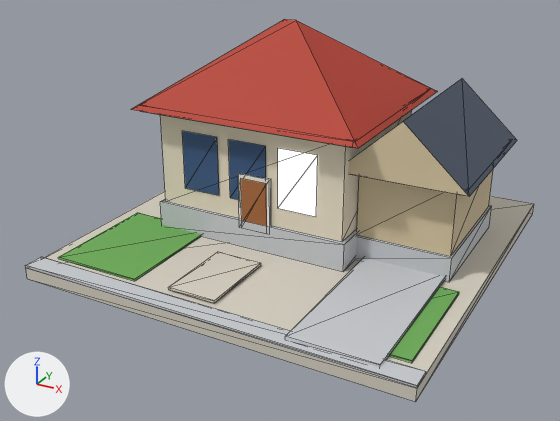
A saved change to the glTF model public/models/v2/02_lod1.glb.
Camera for both pictures: a camera (50 mm lens) standing at (0.819, -1.608, 0.883) and looking at (-0.018, -0.086, 0.122). Lighting does not change. The marker at lower left points along +X, +Y and +Z. The picture after the commit comes second. Mesh edges are drawn as thin lines. Vertices at exactly the same position are counted once.

Names of what the first picture shows: 'b02_v2_lod1'.
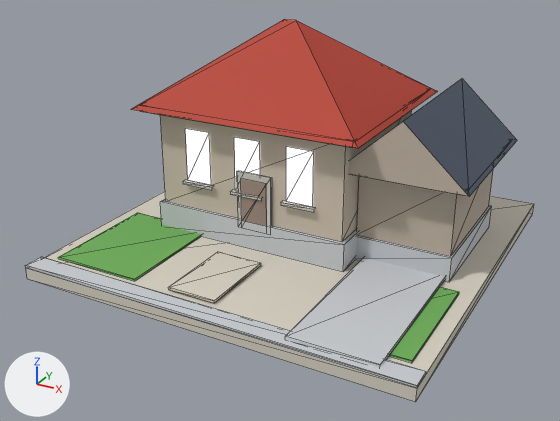
Boxes [x1, y1, x2, y2] around the edits, measured in the pictures (560 x 421 px):
'b02_v2_lod1', surface changed, reshaped: [26, 19, 534, 402] in both
part 1 of me_b02_v2_lod1, rebuilt (29% narrower, 12% shorter): before [182, 131, 219, 195]; after [185, 129, 211, 185]
part 2 of me_b02_v2_lod1, reshaped: before [228, 139, 318, 227]; after [183, 137, 315, 227]

Edits to the bpy script that builds the scene:
```text
Change mat_wall_cream:
    where n2 = _N.new('ShaderNodeMix'); n2.name = 'Mix'
    n2.inputs[7].default_value: (0.823, 0.738, 0.578, 1.0) -> (0.604, 0.521, 0.423, 1.0)  # 'B', pale yellow #eadfc8 -> 'B', light grey #ccbfae
Change mat_wall_beige:
    where n2 = _N.new('ShaderNodeMix'); n2.name = 'Mix'
    n2.inputs[7].default_value: (0.694, 0.571, 0.366, 1.0) -> (0.521, 0.44, 0.361, 1.0)  # 'B', beige #d9c7a3 -> 'B', light grey #bfb1a2
Change mat_white:
    where n2 = _N.new('ShaderNodeMix'); n2.name = 'Mix'
    n2.inputs[7].default_value: (0.88, 0.855, 0.791, 1.0) -> (0.617, 0.597, 0.552, 1.0)  # 'B', white #f1eee6 -> 'B', light grey #cecbc4
Change mat_wall_wood:
    where n2 = _N.new('ShaderNodeMix'); n2.name = 'Mix'
    n2.inputs[7].default_value: (0.392, 0.138, 0.0423, 1.0) -> (0.342, 0.25, 0.209, 1.0)  # 'B', brown #a8683a -> 'B', brown #9e897e
Add mat_glow_window_res:
    mat_glow_window_res = bpy.data.materials.new('glow_window_res')
    # nodes: BsdfPrincipled, Mix, OutputMaterial, VertexColor
    # colours: blue #3d5a82, mixed with the vertex colours
Change me_b02_v2_lod1:
    used by ob_b02_v2_lod1; location = (0.0, 0.0, 0.0)
    remove me_b02_v2_lod1.from_pydata(...)  # 178 vertices, 210 faces; spans x -0.48..0.48, y -0.48..0.48, z 0.0..0.55
    add me_b02_v2_lod1.from_pydata(...)  # 196 vertices, 222 faces; spans x -0.48..0.48, y -0.48..0.48, z 0.0..0.55
    me_b02_v2_lod1 part 1: the loose piece of 4 vertices spanning x -0.264..-0.163, y -0.133, z 0.15..0.3 is rebuilt with 4 vertices and now spans x -0.254..-0.184, y -0.133, z 0.172..0.308, in mat_glow_window_res
    me_b02_v2_lod1 part 2
    9 vertices are removed from x -0.131..0.104, y -0.138..-0.13, z 0.08..0.3
    13 faces are deleted
    7 vertices move from x -0.131..0.104, y -0.138..-0.133, z 0.08..0.3 to x -0.262..-0.014, y -0.144..-0.13, z 0.08..0.225
    20 vertices are added at x -0.262..0.094, y -0.144..-0.13, z 0.08..0.308
    7 new vertices lie (0.086, 0.0, 0.0) away from vertices in x -0.262..0.016, y -0.144..-0.133, z 0.165..0.172
    21 new faces join them, mat_white
    4 new faces join them, mat_glow_window_res
    remove me_b02_v2_lod1.materials.append(mat_glass_dark)
    remove me_b02_v2_lod1.materials.append(mat_glow_window)
    add me_b02_v2_lod1.materials.append(mat_glow_window_res)
```
